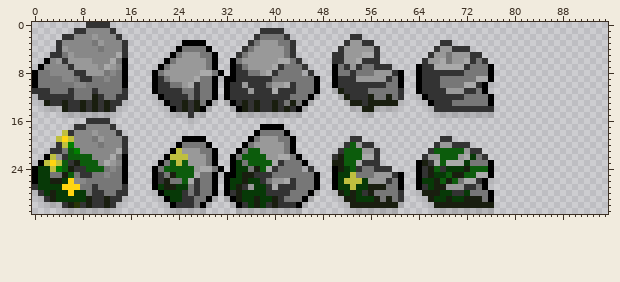
Sprite sheet, stored at img/terrain2.png. Above, as it was before the edit.
The file is 96x32 pixels.
And afterwards:
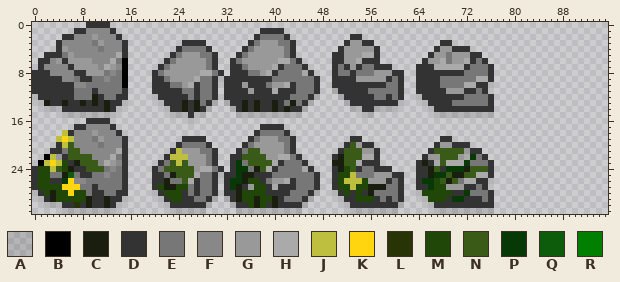
Palette (. is transparent): A #0000001e  B #000000  C #191e0f  D #333333  E #777777  F #888888  G #999999  H #aaaaaa  J #bfbf3f  K #ffd510  L #283405  M #204608  N #3a5a18  P #073907  Q #0c5c0c  R #007f00
Commit: Changed colors and outlines for rocks.
From old to new:
@@ x 0..95 @@
  2 .....DDFFFGFFFD......................DEEEED..........DD.........................................
- 3 ....DFFFFFEGFFFD.........BBBB.......DEGGGEED........DGGDD...........DD..........................
- 4 ....DGFFFFFEFFFD........BEEEEB.....DEGGGGGED.......DGGGGGD.........DGGDDD.......................
- 5 ...DDEGFFFFFFFHD.......BEGGGEEB...DEGGGGGGED......DDGGGHHD........DGGEGGGDD.....................
- 6 ..BFGDGGGGFFFHEB......BEGGGGGEB..BEGGGGGGHHED.....DDGGHDDD.......DGGHEGGHDED....................
- 7 .BFFFFDGGGGFHGFB.....BEGGGGGGEB..BDEGGGGHDEEED....BEDGDEEDDD....BDDHHHHHDEEEB...................
- 8 BEEFFFFDDGGGEFEB....BEGGGGGGHHEB.BDDEEGHDEEEEAD...BEEDEEEGGGDB..BDDDDDDDEEEEB...................
- 9 BEEEEFFEDDEEFEEB....BDEGGGGHEEBABBDDDDDDEEEEEEEB..BDDDGGGGGDEB..BDDDEEEEEEHHB...................
-10 BEEEEEEFFEEEEEEB....BDDEEGHDEEB.BDDGDDDEGGHDEEEB..BDDDDDDDDEEB..BDDDEEEEHHDBA...................
-11 DDDEEEDEEEDEEEED....BDDDDEEDEEB.BDDDGDDDHDDDEEEB..ACDDDDEEEEED..BDDDDGGGDDEB....................
-12 ADDDDDDEEECDEEDD....ABDDDDEDEEB.BDDDDDDDDDDEEEBA...ACDDDCEECED..ABDDDDDDEEEEB...................
-13 .ACDDCDDCDCDCDDA.....ABDDCDCEBA.ABDCDCDDCDECEBA.....ACCDCCCCCA...ABDDDEEEEEEB...................
-14 ..AAACDDCDCDCDA.......ABDCDCBA...ABCDCDDCDCDBA.......AACCAAAA.....ADDDDDDDDDD...................
+ 3 ....DFFFFFEGFFFD.........DDDD.......DEGGGEED........DGGDD...........DD..........................
+ 4 ....DGFFFFFEFFFD........DEEEED.....DEGGGGGED.......DGGGGGD.........DGGDDD.......................
+ 5 ..DDDEGFFFFFFFHD.......DEGGGEED...DEGGGGGGED......DDGGGHHD........DGGEGGGDD.....................
+ 6 .DDFGDGGGGFFFHEB......DEGGGGGED..DEGGGGGGHHED.....DDGGHDDD.......DGGHEGGHDED....................
+ 7 .DFFFFDGGGGFHGFB.....DEGGGGGGED..DDEGGGGHDEEED....DEDGDEEDDD....DDDHHHHHDEEED...................
+ 8 DDDFFFFDDGGGEFEB....DEGGGGGGHHED.DDDEEGHDEEEEAD...DEEDEEEGGGDD..DDDDDDDDEEEED...................
+ 9 DDDDDFFEDDEEFEEB....DDEGGGGHEEDADDDDDDDDEEEEEEED..DDDDGGGGGDED..DDDDEEEEEEHHD...................
+10 DDDDDDDFFEEEEEEB....DDDEEGHDEED.DDDGDDDEGGHDEEED..DDDDDDDDDEED..DDDDEEEEHHDDA...................
+11 DDDDDDDEEEDEEEED....DDDDDEEDEED.DDDDGDDDHDDDEEED..ADDDDDEEEEED..DDDDDGGGDDED....................
+12 ADDDDDDEEECDEEDD....ADDDDDEDEED.DDDDDDDDDDDEEEDA...ADDDDDEEDED..ADDDDDDDEEEED...................
+13 .ACDDCDDCDCDCDDA.....ADDDCDCEDA.ADDCDCDDCDECEDA.....ADDDDDDDDA...ADDDDEEEEEED...................
+14 ..AAADDDDDDDCDA.......ADDCDCDA...ADCDCDDCDCDDA.......AADDAAAA.....ADDDDDDDDDD...................
 15 .....AAAAAAAAA.........AAADAA.....AAAAAAAAAAA..........AA..........AAAAAAAAAA...................
 16 .........DDDD.............A.....................................................................
-17 .......DDFFFFD........................BBBB......................................................
-18 .....JDFFFGFFFD......................BEEEEB.....................................................
-19 ....JKJFFFEGFFFD.........BBBB.......BEGGGEEB.........DD.............DD..........................
-20 ....DJRFFFFEFFFD........BEEEEB.....BEGGGGGEB........DQGDD..........DGGDDD.......................
-21 ...DDEQRFFFFFFHD.......BJGGGEEB...BEQQGGGGEB.......DQQQGGD........DQQQQQGDD.....................
-22 ..BJGDQQQQFFFHEB......BJJJGGGEB..BEQQQQGGHHEB.....DCQQQHHD.......DGGQQQGHPED....................
-23 .BJKJQDCQQQFHGFB.....BEQJQGGGEB..BPEQQQQHDEEEB....CCQQHDDD......BCDHQHHHPEEEB...................
-24 BPPJRQCDDQQQEFEB....BEQQQQQGHHEB.BPPECQHDEEEEAD...BCPQDEEDDD....BDCQDPPPCQQQB...................
-25 BPPEECQEDDEEFEEB....BDECQQQHEEBABBPCCDDDEEEEEEEB..BPPJEEEGGGDB..BDCPPQCCQQHHB...................
-26 BPPCCPKFFEEEEEEB....BDCEEQHDEEB.BPPCPPDEGGHDEEEB..BPJJJPGGGDEB..BPPCQCQEHHDBA...................
-27 DPPPPKKKEEDEEEED....BPCCPPEDEEB.BPCDGPPDHDDDEEEB..BPPJPPCCCEEB..BDPCCGGGDDEB....................
-28 ADPCPPKPPEDDEEDD....ABPPPDEDEEB.BDCPPPPDDDDEEEBA..ACPCPDCEEEED..ACCCPPDDPEEEB...................
-29 .ADCPPPPPCDDCDDA.....ABPPDDEEBA.ABCPPCPPCDEEEBA....ACCPPPCECED...ACPPCPPCCCEB...................
-30 ..AAADCLDCDDCDA.......ABDDDEBA...ABDPCPDCDDDBA......ACCCCCCCCA....ACCCCCCCCCC...................
+17 .......DDFFFFD........................DDDD......................................................
+18 .....JDFFFGFFFD......................DEEEED.....................................................
+19 ....JKJFFFEGFFFD.........DDDD.......DEGGGEED.........DD.............DD..........................
+20 ....DJNFFFFEFFFD........DEEEED.....DEGGGGGED........DNGDD..........DGGDDD.......................
+21 ...DDENNFFFFFFHD.......DJGGGEED...DENNGGGGED.......DNNNGGD........DNNNNNGDD.....................
+22 ..BJGDNNNNFFFHED......DJJJGGGED..DDNNNNGGHHED.....DCNNNHHD.......DGGNNNGHPED....................
+23 .BJKJMDCNNNFHGFD.....DENJNGGGED..DPENNNNHDEEED....CCNNHDDD......DCDHNHHHPEEED...................
+24 DMMJNMCDDNNNEFED....DENNNNNGHHED.DPPECNHDEEEEAD...DCMNDEEDDD....DDCNDPPPCNNND...................
+25 DMMEECQEDDEEFEED....DDECNNNHEEDADDPCCDDDEEEEEEED..DMMJEEEGGGDD..DDCPPNCCNNHHD...................
+26 DMMDDPKFFEEEEEED....DDCEENHDEED.DPPCMMDEGGHDEEED..DMJJJMGGGDED..DPPMNCNEHHDDA...................
+27 DMMMMKKKEEDEEEED....DMCCMMEDEED.DPCDGMMDHDDDEEED..DMMJMMCCCEED..DDPMMGGGDDED....................
+28 ADMCMMKMMEDDEEDD....ADMMMDEDEED.DDCMMMMDDDDEEEDA..ADMDMDCEEEED..AMMMMMDDPEEED...................
+29 .ADCMMMMMCDDCDDA.....ADMMDDEEDA.ADCMMCMMCDEEEDA....ADDMMMDEDED...AMMMDPPDDDED...................
+30 ..AAADDLDCDDCDA.......ADDDDDDA...ADDMCMDCDDDDA......ADDDDDDDDA....ADDDDDDDDDD...................
 31 .....AAAAAAAAA.........AAAAAA.....AAAAAAAAAAA........AAAAAAAA......AAAAAAAAAA...................
Changed places in both pictures, as pixel boxes (x1, y1, x2, y2):
changed: (122, 40, 494, 208)
changed: (32, 52, 98, 112)
changed: (32, 142, 104, 208)
